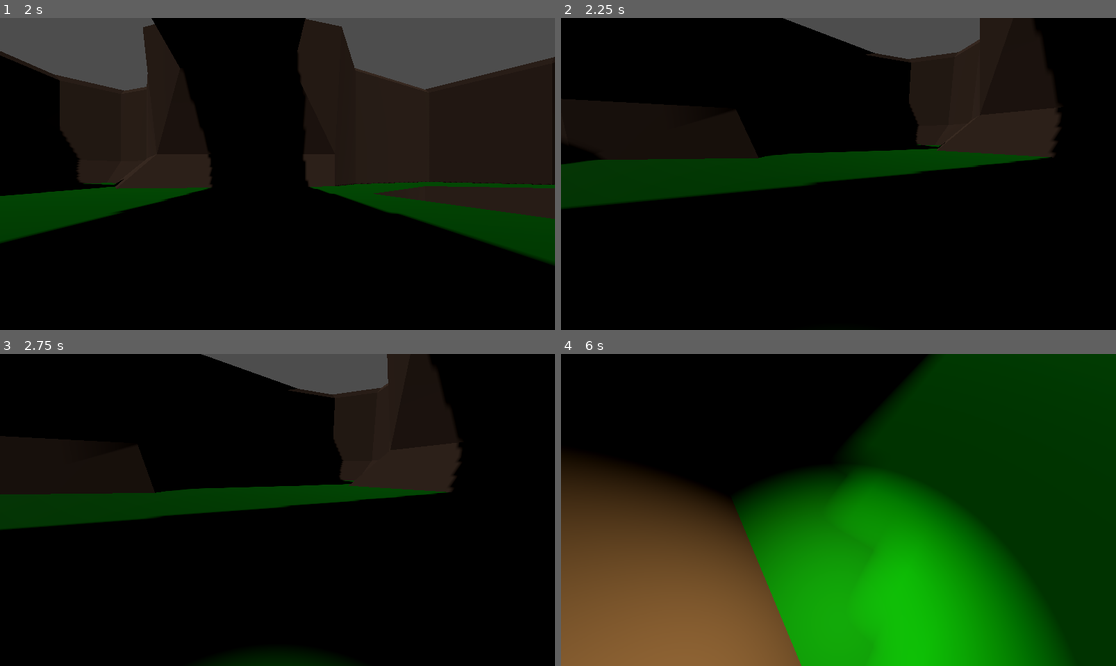
Above: before the commit, frames 1-4 (two rows, left to right).
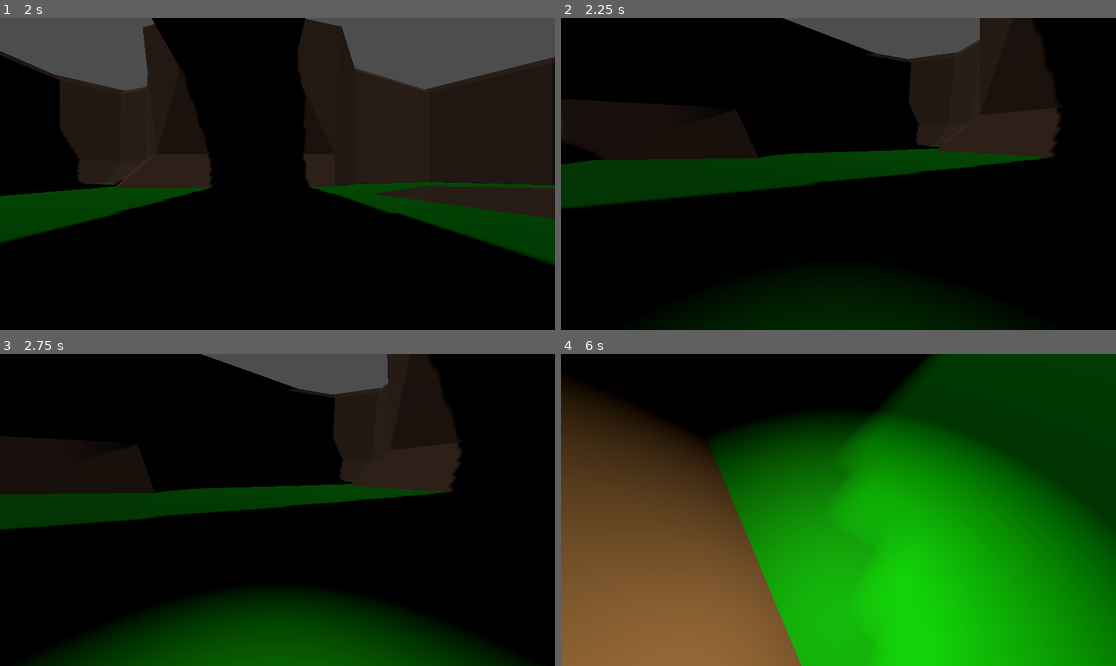
Above: after the commit, the same moments.

Repository: AdrienPiechocki/Magus-Opus
Game: Godot game, scene res://Scenes/Lobby.tscn
Two runs of this game, one before a commit and one after it. Both use one fixed random seed, a clock stepped at 60 frames per second and the inputs below.
Inputs (mouse positions are in pixels of both pictures, inside the frame that each line leads up to):
- Up to frame 1 (2 s): click (277, 133) at 0.52 s; type "Alex" at 0.6 s; click "Solo" at 1.25 s
- Up to frame 2 (2.25 s): move the mouse to (960, 158) at 2.02 s; hold D (right) from 2.03 s (still down); tap L (light) at 2.1 s
- Up to frame 3 (2.75 s): keep holding D (right); tap Space (jump) at 2.27 s
- Up to frame 4 (6 s): move the mouse to (727, 525) at 2.77 s; release D (right) at 2.78 s; hold S (backward) 2.78-3.53 s; tap L (light) at 2.85, 3.8, 4.35, 5.1 s; tap Space (jump) at 3.02, 4.52, 5.27 s; move the mouse to (894, 441) at 3.52 s; hold D (right) 3.53-4.28 s; hold Shift (sprint) 3.53-4.28 s; move the mouse to (810, 572) at 4.27 s; hold W (forward) 4.28-5.03 s; move the mouse to (1005, 556) at 5.02 s; hold A (left) from 5.03 s (still down); move the mouse to (672, 463) at 5.77 s; tap Shift (sprint) at 5.85 s

Frame 1 is identical in both runs. In frame 2, 4.5% of the frame differs, in the area x 23-77%, y 86-100%; in frame 3, 13%; in frame 4, 45%, in the area x 0-100%, y 10-100%.

Commit message:
Lantern flickers and is_multiplayer fixed

Diff:
--- a/Prefabs/Players/player.tscn
+++ b/Prefabs/Players/player.tscn
@@ -71,8 +71,7 @@
 transform = Transform3D(1, 0, 0, 0, 1, 0, 0, 0, 1, 0, -0.51, -0.1)
 light_color = Color(1, 0.906667, 0.6, 1)
 light_energy = 0.0
-light_volumetric_fog_energy = 2.0
-omni_range = 2.0
+omni_range = 3.0
 
 [node name="MultiplayerSynchronizer" type="MultiplayerSynchronizer" parent="."]
 replication_config = SubResource("SceneReplicationConfig_2xbkd")
--- a/Scripts/GameManager.gd
+++ b/Scripts/GameManager.gd
@@ -56,7 +56,7 @@
 	#game_error.emit("Server disconnected")
 	peer.close()
 	end_game()
-	if is_multiplayer():
+	if server_started:
 		unregister_player(1)
 
 # Callback from SceneTree, only for clients (not server).
@@ -209,12 +209,11 @@
 
 	return err
 
-func is_multiplayer():
+func _process(_delta: float) -> void:
 	if not players.keys().is_empty():
 		_is_multiplayer.rpc_id(players.keys()[0])
-		return server_started
 	else:
-		return false
+		server_started = false
 
 @rpc("any_peer")
 func _is_multiplayer():
--- a/Scripts/LobbyManager.gd
+++ b/Scripts/LobbyManager.gd
@@ -102,10 +102,6 @@
 	for p in players:
 		$Players/List.add_item(p)
 
-	if GameManager.is_multiplayer():
-		$Players/Start.disabled = not multiplayer.is_server()
-
-
 func _on_connection_success():
 	$Connect.hide()
 	$Players.show()
@@ -127,3 +123,7 @@
 	$ErrorDialog.popup_centered()
 	$Connect/Host.disabled = false
 	$Connect/Join.disabled = false
+
+func _process(_delta: float) -> void:
+	if GameManager.server_started:
+		$Players/Start.disabled = not multiplayer.is_server()
--- a/Scripts/Player.gd
+++ b/Scripts/Player.gd
@@ -17,6 +17,7 @@
 var bob_time:float = 0.0
 var idle_bob_speed:float = 0.3
 var idle_bob_amount:float = 0.02
+var flicker_amount:float = 0.2
 
 func _ready() -> void:
 	position = synced_position
@@ -45,6 +46,9 @@
 
 @rpc("any_peer", "call_local")
 func set_lantern(delta:float):
+	if lantern_lit and lantern.light_energy >= 1:
+		flicker_amount += delta * 5
+		lantern.omni_range += sin(flicker_amount) * 0.002
 	if lantern_lit and lantern.light_energy < 1:
 		lantern.light_energy += delta
 	if !lantern_lit and lantern.light_energy > 0:
--- a/Scripts/SpriteGenerator.gd
+++ b/Scripts/SpriteGenerator.gd
@@ -14,5 +14,5 @@
 		await RenderingServer.frame_post_draw
 		var image = get_texture().get_image()
 		result = image
-		result.save_png("/home/adrien/sprites"+str(i+1)+".png")
+		result.save_png("user://sprites/sprites"+str(i+1)+".png")
 		angle += TAU / 8
